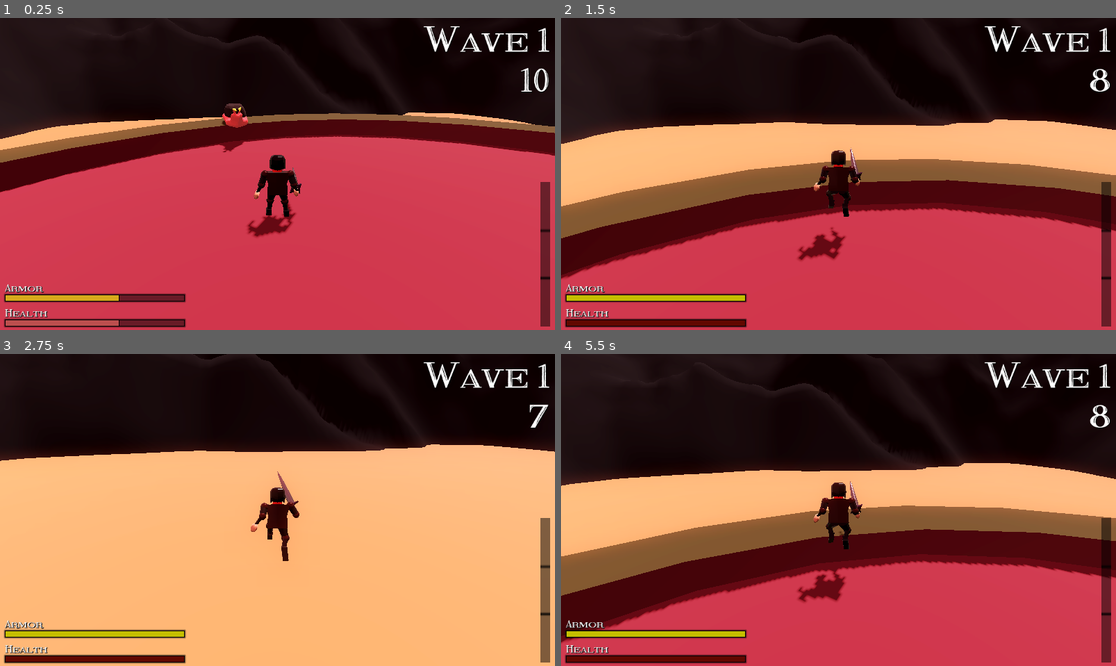
Above: before the commit, frames 1-4 (two rows, left to right).
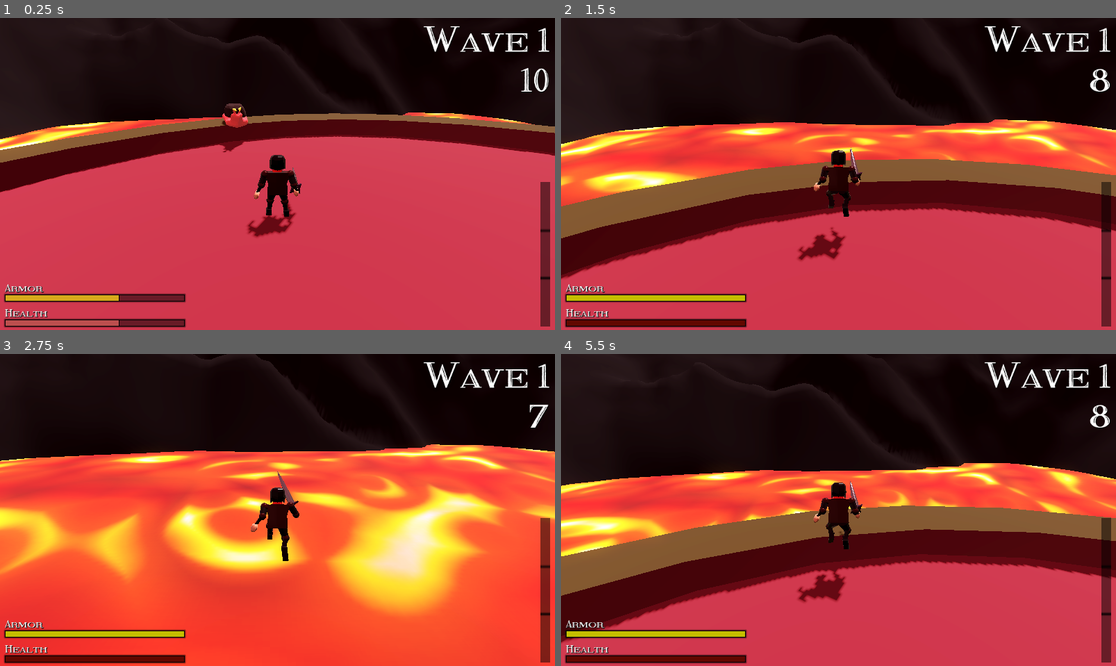
Above: after the commit, the same moments.

Repository: Amandella27/Godot-game-jam-68-forge
Game: Godot game, scene res://Scenes/main.tscn
The game is run twice, just before and just after one commit, with the same random seed, the same clock (stepped at 60 frames per second) and the same inputs.
Inputs (mouse positions are in pixels of both pictures, inside the frame that each line leads up to):
- Up to frame 1 (0.25 s): no input
- Up to frame 2 (1.5 s): move the mouse to (866, 174) at 0.52 s; press the mouse at (866, 174) at 0.53 s; hold W (forward) from 0.53 s (still down); tap Space (jump) at 0.77 s; move the mouse to (810, 174) at 1.27 s; release the mouse at (810, 174) at 1.28 s; tap X (remove_enemies) at 1.35 s
- Up to frame 3 (2.75 s): keep holding W (forward); tap Space (jump) at 1.52 s; move the mouse to (288, 503) at 2.02 s; hold E (use) from 2.03 s (still down)
- Up to frame 4 (5.5 s): move the mouse to (832, 516) at 2.77 s; release E (use) at 2.78 s; click (832, 516) at 2.85 s; tap Space (jump) at 3.02, 4.52, 5.27 s; release W (forward) at 3.5 s; click "Retry?" at 3.5 s; move the mouse to (877, 513) at 4.27 s; hold X (remove_enemies) 4.28-5.03 s; hold W (forward) from 4.28 s (still down); move the mouse to (794, 506) at 5.02 s; tap E (use) at 5.1 s

The runs differ from the first frame. In frame 1, 1.4% of the frame differs, in the area x 0-97%, y 30-43%; in frame 2, 15%; in frame 3, 67%, in the area x 0-100%, y 28-100%; in frame 4, 15%.

Commit message:
Added a lava shader

Diff:
--- /dev/null
+++ b/Materials/volcanopit.gdshader
@@ -0,0 +1,18 @@
+shader_type spatial;
+
+uniform sampler2D noise1;
+uniform sampler2D noise2;
+
+void fragment() {
+	// Called for every pixel the material is visible on.
+
+
+	vec4 noiseTexture = texture(noise1, UV + TIME/200.0);
+	vec4 noiseTexture2 = texture(noise2, UV + TIME/200.0);
+
+	float mod_color = smoothstep(0.0, 1.0, noiseTexture2.r);
+
+
+	ALBEDO = vec3(noiseTexture.rgb * mod_color);
+
+}
--- /dev/null
+++ b/Materials/volcanopit.tres
@@ -0,0 +1,35 @@
+[gd_resource type="ShaderMaterial" load_steps=7 format=3 uid="uid://dqbvaqkjf7ngr"]
+
+[ext_resource type="Shader" path="res://Materials/volcanopit.gdshader" id="1_jxr07"]
+
+[sub_resource type="Gradient" id="Gradient_djs7u"]
+offsets = PackedFloat32Array(0, 0.696721, 0.868852, 1)
+colors = PackedColorArray(0.580392, 0, 0, 1, 0.788235, 0.239216, 0, 1, 0.933333, 0.85098, 0, 1, 0.933333, 0.85098, 1, 1)
+
+[sub_resource type="FastNoiseLite" id="FastNoiseLite_xaoyf"]
+seed = 95
+fractal_type = 3
+fractal_octaves = 2
+
+[sub_resource type="NoiseTexture2D" id="NoiseTexture2D_xkupq"]
+in_3d_space = true
+seamless = true
+color_ramp = SubResource("Gradient_djs7u")
+noise = SubResource("FastNoiseLite_xaoyf")
+
+[sub_resource type="FastNoiseLite" id="FastNoiseLite_5txll"]
+seed = 220
+fractal_type = 3
+fractal_octaves = 2
+
+[sub_resource type="NoiseTexture2D" id="NoiseTexture2D_dgip6"]
+in_3d_space = true
+seamless = true
+color_ramp = SubResource("Gradient_djs7u")
+noise = SubResource("FastNoiseLite_5txll")
+
+[resource]
+render_priority = 0
+shader = ExtResource("1_jxr07")
+shader_parameter/noise1 = SubResource("NoiseTexture2D_xkupq")
+shader_parameter/noise2 = SubResource("NoiseTexture2D_dgip6")
--- a/Scenes/volcanopit.tscn
+++ b/Scenes/volcanopit.tscn
@@ -1,6 +1,8 @@
-[gd_scene load_steps=9 format=3 uid="uid://bpv254igwn1vd"]
+[gd_scene load_steps=10 format=3 uid="uid://bpv254igwn1vd"]
 
 [ext_resource type="PackedScene" uid="uid://b1quqcmljpvlc" path="res://Assets/volcanopit.glb" id="1_cbl18"]
+[ext_resource type="Script" path="res://Scripts/volcanopit.gd" id="2_8xu6g"]
+[ext_resource type="Material" uid="uid://dqbvaqkjf7ngr" path="res://Materials/volcanopit.tres" id="3_i0jc3"]
 
 [sub_resource type="FastNoiseLite" id="FastNoiseLite_j8s6t"]
 frequency = 0.0245
@@ -24,13 +26,9 @@
 [sub_resource type="PlaneMesh" id="PlaneMesh_d27nm"]
 size = Vector2(25, 25)
 
-[sub_resource type="StandardMaterial3D" id="StandardMaterial3D_44dsi"]
-albedo_color = Color(0.721569, 0.254902, 0, 1)
-emission_enabled = true
-emission = Color(0.611765, 0.231373, 0.211765, 1)
-
 [node name="volcanopit" instance=ExtResource("1_cbl18")]
 transform = Transform3D(20, 0, 0, 0, 20, 0, 0, 0, 20, 0, -26.4581, 0)
+script = ExtResource("2_8xu6g")
 
 [node name="Landscape_002" parent="." index="0"]
 transform = Transform3D(20, 0, 0, 0, 20, 0, 0, 0, 20, 0, -13.2064, 0)
@@ -38,4 +36,4 @@
 
 [node name="MeshInstance3D" type="MeshInstance3D" parent="." index="1"]
 mesh = SubResource("PlaneMesh_d27nm")
-surface_material_override/0 = SubResource("StandardMaterial3D_44dsi")
+surface_material_override/0 = ExtResource("3_i0jc3")
--- /dev/null
+++ b/Scripts/volcanopit.gd
@@ -0,0 +1,11 @@
+extends Node3D
+#
+#
+#@onready var mesh_instance_3d = $MeshInstance3D
+#
+#var offset = Vector3.ZERO
+#var speed = Vector3(50.0,1150.0,115.0)
+#
+#func _process(delta):
+	#offset += speed*delta
+	#mesh_instance_3d.get_surface_override_material(0).set_shader_parameter("shader_parameter/noise1/noise/offset", offset)
